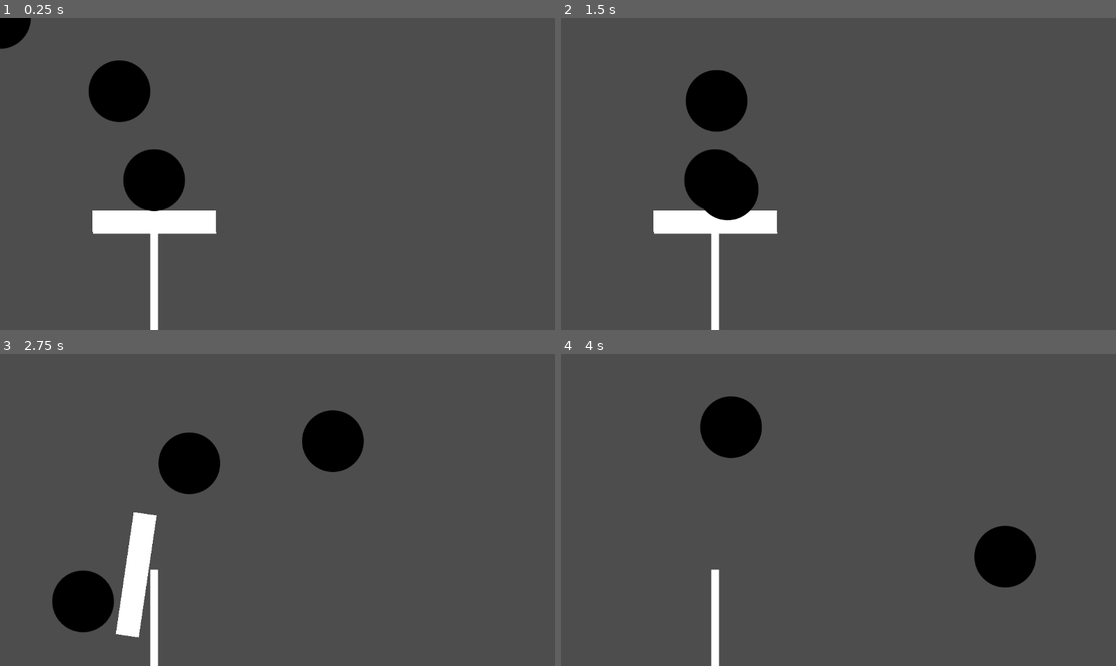
Above: before the commit, frames 1-4 (two rows, left to right).
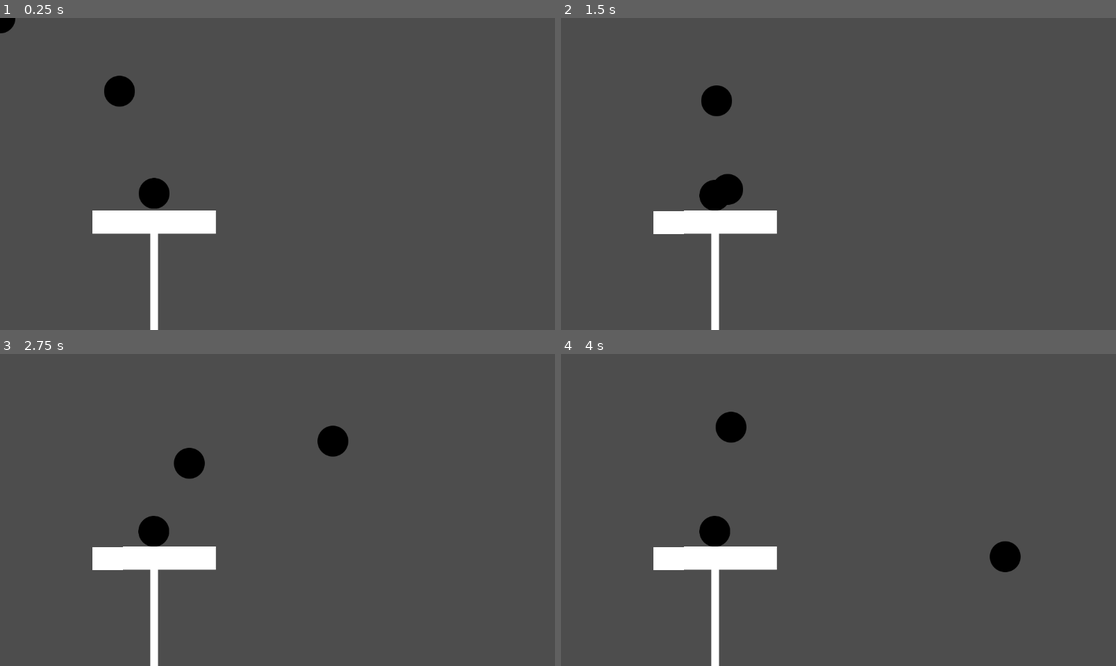
Above: after the commit, the same moments.

Repository: souenzzo/caindo
Game: Godot game, scene res://espaco.tscn
Two runs of this game, one before a commit and one after it. Both use one fixed random seed, a clock stepped at 60 frames per second and the inputs below.
Inputs (mouse positions are in pixels of both pictures, inside the frame that each line leads up to):
- Up to frame 1 (0.25 s): no input
- Up to frame 2 (1.5 s): move the mouse to (960, 158) at 0.52 s; hold Right (ui_right) 0.53-1.28 s; move the mouse to (727, 189) at 1.27 s; hold Down (ui_down) from 1.28 s (still down)
- Up to frame 3 (2.75 s): move the mouse to (333, 441) at 2.02 s; release Down (ui_down) at 2.03 s; hold Right (ui_right) from 2.03 s (still down)
- Up to frame 4 (4 s): move the mouse to (810, 572) at 2.77 s; release Right (ui_right) at 2.78 s; hold Up (ui_up) 2.78-3.53 s; move the mouse to (1005, 556) at 3.52 s; hold Left (ui_left) from 3.53 s (still down)

The runs differ from the first frame. In frame 1, 3.0% of the frame differs, in the area x 0-40%, y 0-70%; in frame 2, 3.0%; in frame 3, 7.3%, in the area x 9-66%, y 18-91%; in frame 4, 4.7%.

Commit message:
First almost working!

Diff:
--- a/bola.tscn
+++ b/bola.tscn
@@ -3,11 +3,12 @@
 [ext_resource type="Texture2D" uid="uid://dycp2hq2cunsj" path="res://ball.svg" id="1_2klff"]
 
 [sub_resource type="CircleShape2D" id="CircleShape2D_gy8kn"]
-radius = 64.0
+radius = 32.0
 
 [node name="Bola" type="RigidBody2D"]
 
 [node name="Ball" type="Sprite2D" parent="."]
+scale = Vector2(0.5, 0.5)
 texture = ExtResource("1_2klff")
 
 [node name="CollisionShape2D" type="CollisionShape2D" parent="."]
--- a/bolinha.tscn
+++ b/bolinha.tscn
@@ -5,7 +5,7 @@
 [ext_resource type="Script" path="res://bolinha-teclado.gd" id="4_l2y71"]
 
 [sub_resource type="CircleShape2D" id="CircleShape2D_os0s1"]
-radius = 64.0
+radius = 32.0
 
 [node name="Bolinha" type="Node2D"]
 
@@ -13,6 +13,7 @@
 script = ExtResource("2_k52vj")
 
 [node name="Ball" type="Sprite2D" parent="bolinha-mouse"]
+scale = Vector2(0.5, 0.5)
 texture = ExtResource("2_x5jcw")
 
 [node name="CollisionShape2D" type="CollisionShape2D" parent="bolinha-mouse"]
@@ -23,6 +24,7 @@
 
 [node name="Ball" type="Sprite2D" parent="bolinha-teclado"]
 position = Vector2(248, 152)
+scale = Vector2(0.5, 0.5)
 texture = ExtResource("2_x5jcw")
 
 [node name="CollisionShape2D" type="CollisionShape2D" parent="bolinha-teclado"]
--- /dev/null
+++ b/cesta.tscn
@@ -0,0 +1,13 @@
+[gd_scene format=3 uid="uid://b0e3ukywlm0cs"]
+
+[node name="cesta" type="Node2D"]
+
+[node name="dentro" type="Area2D" parent="."]
+
+[node name="CollisionPolygon2D" type="CollisionPolygon2D" parent="dentro"]
+polygon = PackedVector2Array(0, 0, 100, 0, 90, 90, 10, 90)
+
+[node name="contorno" type="StaticBody2D" parent="."]
+
+[node name="CollisionPolygon2D2" type="CollisionPolygon2D" parent="contorno"]
+polygon = PackedVector2Array(0, 0, 0, 100, 100, 100, 100, 0, 90, 90, 10, 90, 0, 0)
--- a/espaco.tscn
+++ b/espaco.tscn
@@ -1,8 +1,9 @@
-[gd_scene load_steps=5 format=3 uid="uid://cqqywd6rj4vm7"]
+[gd_scene load_steps=6 format=3 uid="uid://cqqywd6rj4vm7"]
 
 [ext_resource type="PackedScene" uid="uid://di4ub4u6ya3d7" path="res://barra.tscn" id="1_b8ssg"]
 [ext_resource type="PackedScene" uid="uid://cs7w54oddwp2r" path="res://bola.tscn" id="2_07ox0"]
 [ext_resource type="PackedScene" uid="uid://b08txnk2vfgjv" path="res://bolinha.tscn" id="3_vdexd"]
+[ext_resource type="PackedScene" uid="uid://b0e3ukywlm0cs" path="res://cesta.tscn" id="4_un4vb"]
 
 [sub_resource type="RectangleShape2D" id="RectangleShape2D_dmjmn"]
 size = Vector2(16, 200)
@@ -28,3 +29,6 @@
 offset_top = 448.0
 offset_right = 328.0
 offset_bottom = 648.0
+
+[node name="cesta" parent="." instance=ExtResource("4_un4vb")]
+position = Vector2(440, 544)
